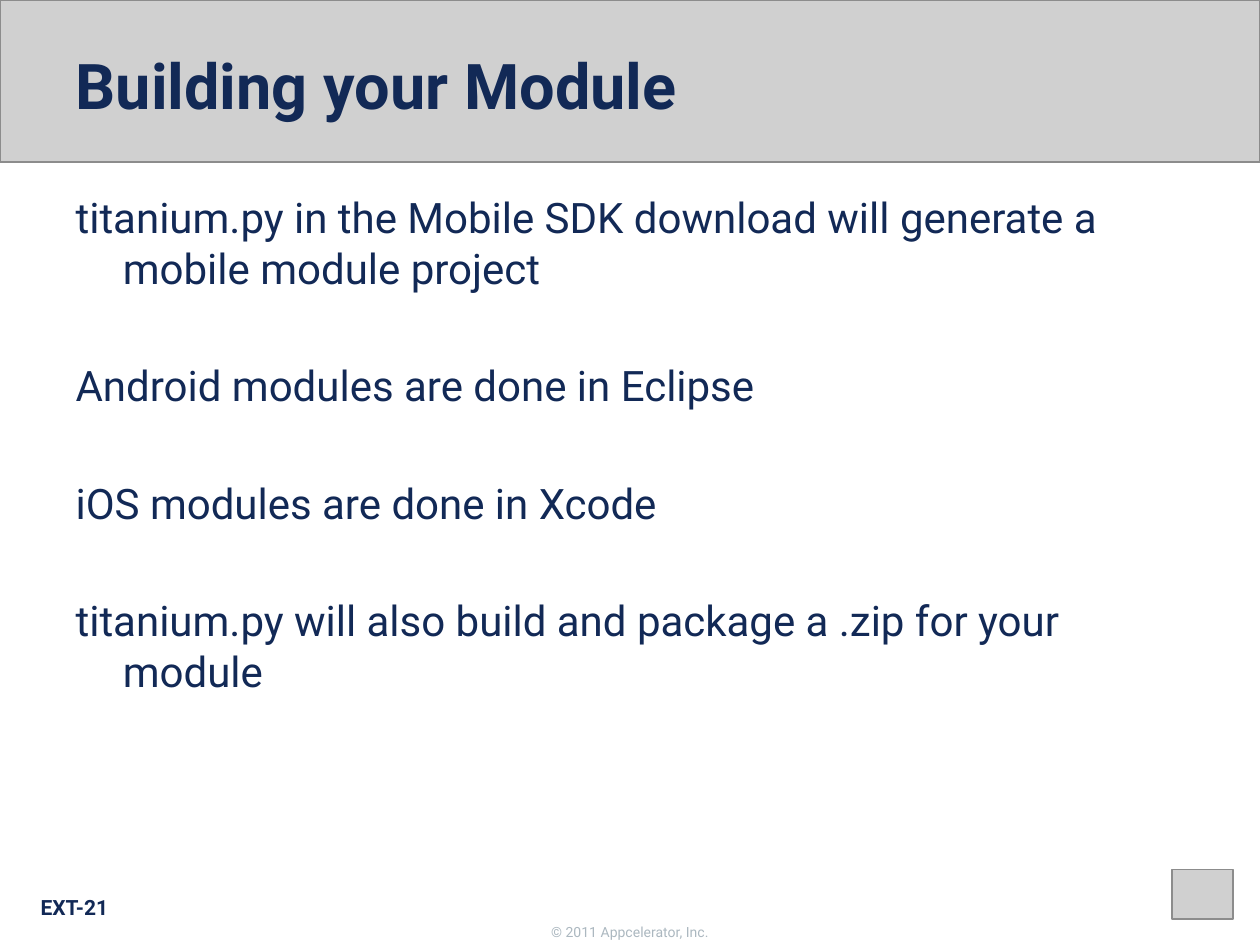
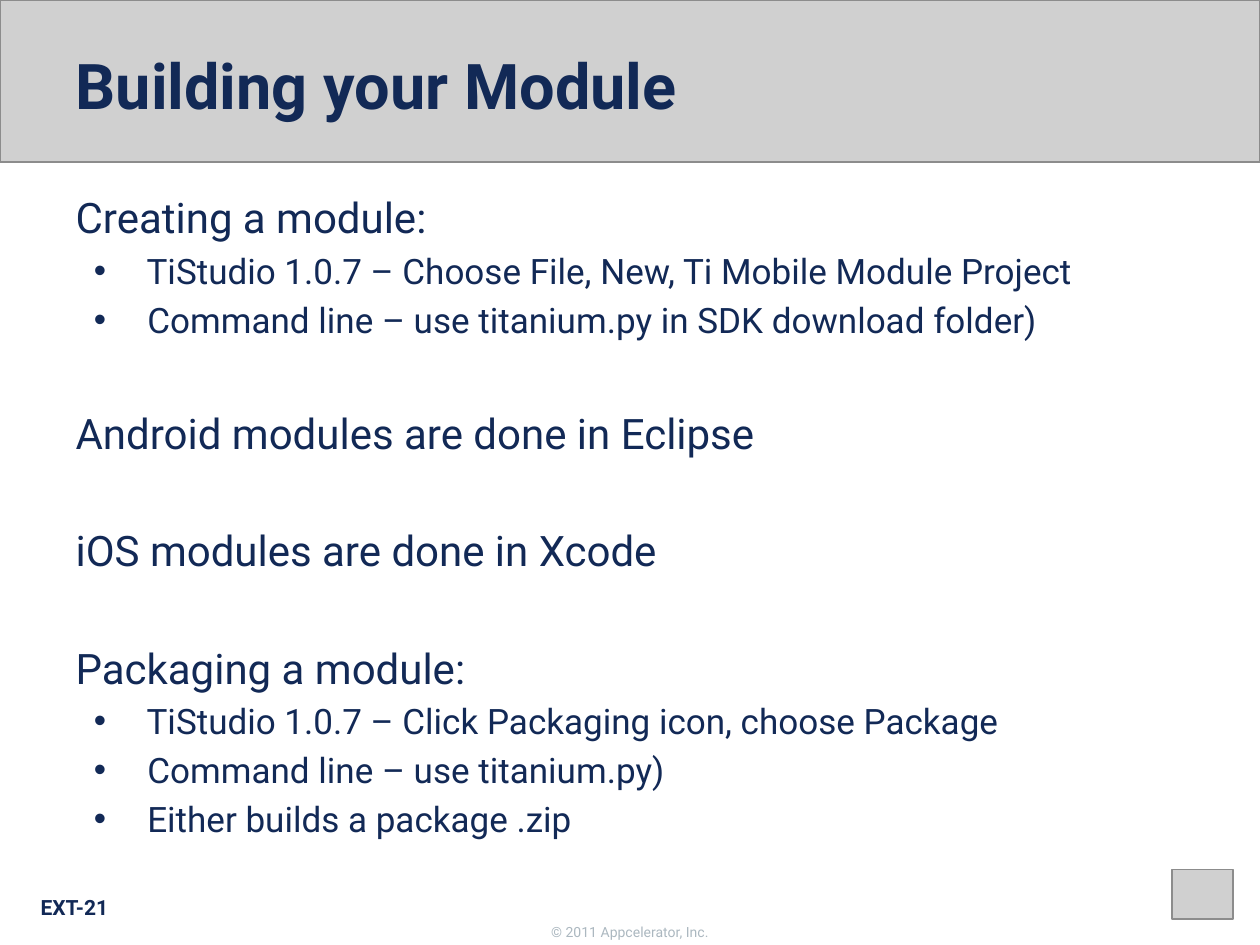
Before and after one commit to appcelerator-forks/appcelerator-training.tcmd_certification, a slide deck: slide 21 of 370.pptx. Drawn at 1260x945 pixels with LibreOffice and Linux fonts; fonts in the diff are those of the drawing; grey boxes stand for pictures; background and template pictures are left out. Boxes give left, top, right and bottom in pixels: in the first picture for what was removed or moved away, otherwise in the second. Text is boxed around its words. In the diff, an @@ line names an element or a change of style, - is before the commit and + after.

```diff
--- a/370.pptx
+++ b/370.pptx
@@ text at box(76, 201, 1071, 341): text changed; size 24 to 20 pt @@
-titanium.py in the Mobile SDK download will generate a mobile module project
+Creating a module:
+  • TiStudio 1.0.7 – Choose File, New, Ti Mobile Module Project
+  • Command line – use titanium.py in SDK download folder)
@@ text at box(76, 652, 998, 840): text changed; size 24 to 20 pt @@
-titanium.py will also build and package a .zip for your module
+Packaging a module:
+  • TiStudio 1.0.7 – Click Packaging icon, choose Package
+  • Command line – use titanium.py)
+  • Either builds a package .zip
```
Also in this commit, not shown: 7 other files.
